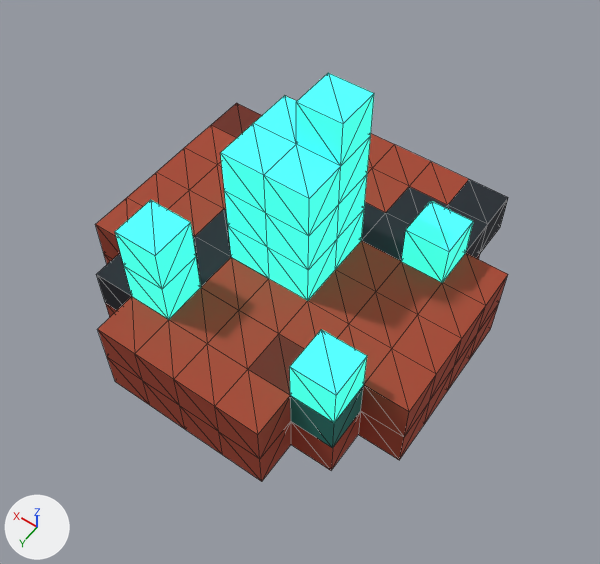
What one commit did to the glTF model assets/voxels/ore_fissure.glb.
One viewpoint serves both versions: a 50 mm camera at (-6.77, 9.36, 13.61) aimed at (-0.81, 1.01, 0.49). Every picture has the same lights, and +X, +Y and +Z are marked at lower left. The older version comes first. Mesh edges are drawn as thin lines. Where no turn or scale is listed for an object, it has been applied to the vertices. Vertices at exactly the same position are counted once.

Names of what the first picture shows: 'emit_crystals', 'rock'.
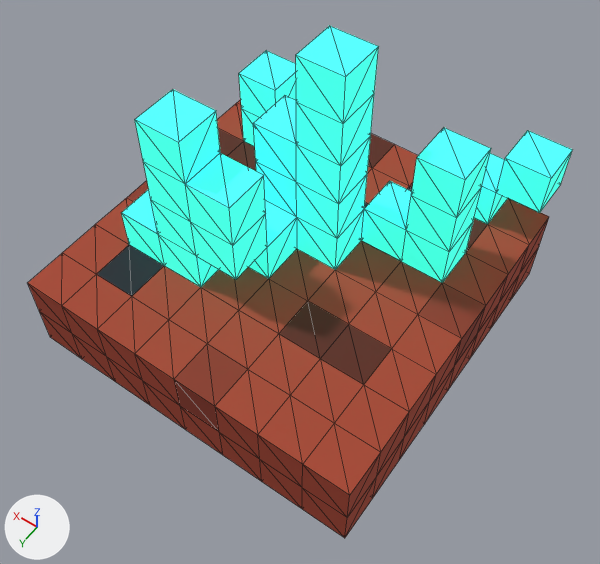
Location of each change, (x1, y1, x2, y2) in pixels of the pictures (600 x 564 px):
'rock', reshaped (26% wider, 16% taller): before (95, 103, 508, 482); after (28, 99, 549, 538)
'emit_crystals', reshaped (26% wider, 25% shorter): before (115, 73, 473, 423); after (121, 26, 573, 287)
part 1 of me_emit_crystals, added (cyan): after (474, 130, 573, 224)
part 2 of me_emit_crystals, deleted (cyan): before (290, 329, 367, 423)
part 3 of me_emit_crystals, reshaped: before (115, 73, 473, 319); after (121, 26, 491, 287)
part 4 of me_rock, built on: before (96, 199, 508, 481); after (28, 99, 549, 538)
part 5 of me_rock, recoloured: before (446, 205, 488, 252); after (466, 218, 488, 252)
part 6 of me_rock, recoloured: before (211, 103, 304, 395); after (217, 103, 320, 395)
part 7 of me_rock, recoloured: before (185, 125, 469, 384); after (218, 128, 413, 385)
part 8 of me_rock, recoloured: before (127, 172, 485, 432); after (127, 180, 485, 432)

The edits, one by one:
Material '5E2214' (mat_5e2214) is new.
Its base color is (0.112, 0.016, 0.007) (dark red #5e2214).
Its roughness is 0.85.
Material '8E3522' (mat_8e3522) is new.
Its base color is (0.27, 0.0356, 0.016) (red #8e3522).
Its roughness is 0.85.
me_emit_crystals is used by ob_emit_crystals; location (0.0, 0.0, 0.0).
me_emit_crystals had 73 vertices, 112 faces and spanned x -3.0..2.0, y -3.0..3.0, z 0.0..4.0.
me_emit_crystals now has 109 vertices, 188 faces and spans x -4.0..3.0, y -4.0..2.0, z 0.0..5.0.
me_emit_crystals part 1: a new loose piece of 14 vertices spanning x -4.0..-2.0, y -4.0..-3.0, z 0.0..2.0, in mat_emit_38e1c6 (cyan #38e1c6, glowing cyan #38e1c6).
me_emit_crystals part 2: the loose piece of 8 vertices spanning x -3.0..-2.0, y 2.0..3.0, z 0.0..1.0 is deleted.
Part 3, on me_emit_crystals:
12 vertices are removed from x -1.0..2.0, y -3.0..3.0, z 0.0..3.0.
60 faces are deleted.
2 vertices move from x 1.0..2.0, y -2.0..3.0, z 0.0..1.0 to x 2.0..3.0, y -3.0..2.0, z 1.0..2.0.
3 vertices are added at (2.0, 1.0, 0.0), (3.0, 1.0, 1.0), (3.0, 1.0, 0.0).
16 new vertices lie (1.0, 0.0, 1.0) away from vertices in x -3.0..2.0, y -3.0..2.0, z 0.0..4.0.
10 new vertices lie (0.0, 0.0, 1.0) away from vertices in x -3.0..2.0, y -2.0..2.0, z 1.0..4.0.
7 new vertices lie (1.0, 0.0, 0.0) away from vertices in x -2.0..2.0, y -3.0..2.0, z 0.0..1.0.
6 new vertices lie (-1.0, 0.0, 0.0) away from vertices in x -2.0..2.0, y -2.0..2.0, z 1.0..4.0.
124 new faces join them.
me_rock is used by ob_rock; location (0.0, 0.0, 0.0).
me_rock had 173 vertices, 328 faces and spanned x -4.0..4.0, y -4.0..4.0, z -2.0..0.0.
me_rock now has 194 vertices, 384 faces and spans x -4.0..4.0, y -4.0..4.0, z -2.0..0.0.
Part 4, on me_rock:
12 vertices are removed from x -3.0..3.0, y -3.0..3.0, z -1.0.
64 faces are deleted.
6 vertices are added at (-4.0, 4.0, -1.0), (4.0, 4.0, -2.0), (4.0, 4.0, -1.0), (4.0, 4.0, 0.0), (3.0, 4.0, -1.0), (4.0, -4.0, -2.0).
11 new vertices lie (0.0, 1.0, 0.0) away from vertices in x -4.0..4.0, y -1.0..3.0, z -2.0..0.0.
9 new vertices lie (0.0, -1.0, 0.0) away from vertices in x -4.0..4.0, y -3.0..-2.0, z -2.0..0.0.
7 new vertices lie (-1.0, 0.0, 0.0) away from vertices in x -3.0..4.0, y -4.0..4.0, z -2.0..0.0.
6 new faces join them, mat_1d222b (black #1d222b).
4 new faces join them, mat_1f7a70 (dark cyan #1f7a70).
110 new faces join them, mat_a8422b (red #a8422b).
me_rock part 5: 2 faces spanning x -3.0..-2.0, y -3.0..-2.0, z 0.0 switch from mat_1d222b (black #1d222b) to mat_5e2214 (dark red #5e2214).
me_rock part 6: 6 faces spanning x -2.0..4.0, y -3.0..3.0, z -1.0..0.0 switch from mat_6e2617 (dark red #6e2617) to mat_a8422b (red #a8422b).
me_rock part 7: 18 faces spanning x -3.0..4.0, y -4.0..2.0, z -1.0..0.0 switch from mat_a8422b (red #a8422b) to mat_5e2214 (dark red #5e2214).
me_rock part 8: 12 faces spanning x -4.0..4.0, y -1.0..4.0, z -1.0..0.0 switch from mat_a8422b (red #a8422b) to mat_8e3522 (red #8e3522).
